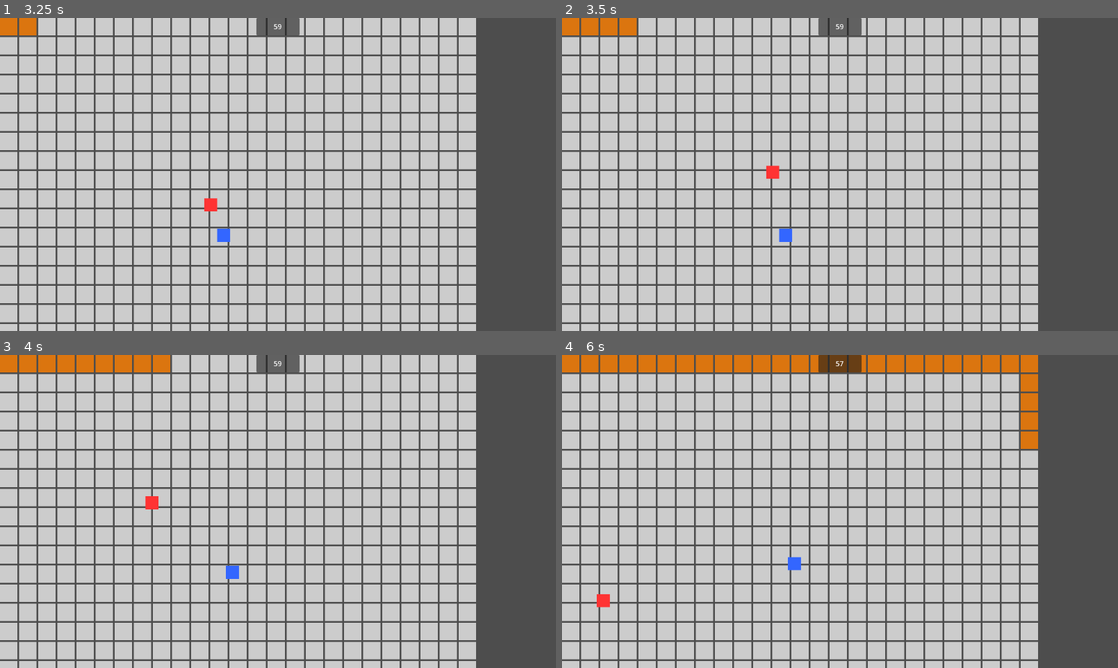
Above: before the commit, frames 1-4 (two rows, left to right).
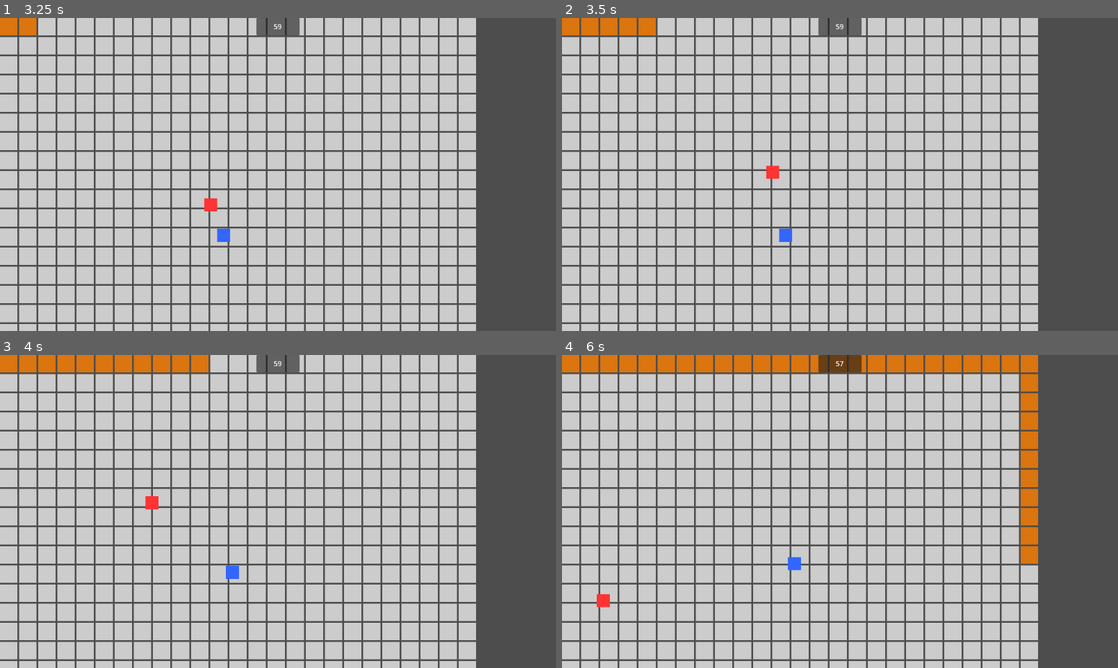
Above: after the commit, the same moments.

Repository: dcierco/genericParty
Game: Godot game, scene res://scenes/minigames/shrinking_platform.tscn
Two runs of this game, one before a commit and one after it. Both use one fixed random seed, a clock stepped at 60 frames per second and the inputs below. This scene is started directly instead of the project's main scene.
Inputs:
- Up to frame 1 (3.25 s): tap Enter (p2_action) at 0.5, 1.35, 2 s; hold D (p1_right) 0.53-1.28 s; tap Space (p1_action) at 0.6, 1.25, 2.75 s; hold S (p1_down) 1.28-2.03 s; hold D (p1_right) 2.03-2.78 s; tap Down (p2_down) at 2.1 s; hold W (p1_up) from 2.78 s (still down); tap Left (p2_left) at 2.85 s
- Up to frame 2 (3.5 s): keep holding W (p1_up)
- Up to frame 3 (4 s): release W (p1_up) at 3.53 s; hold A (p1_left) from 3.53 s (still down); tap Right (p2_right) at 3.6 s
- Up to frame 4 (6 s): tap Up (p2_up) at 4.35 s; release A (p1_left) at 5.03 s; hold S (p1_down) 5.03-5.78 s; tap Space (p1_action) at 5.1 s; hold D (p1_right) from 5.78 s (still down); tap Enter (p2_action) at 5.85 s

Frame 1 is identical in both runs. In frame 2, 0.2% of the frame differs, in the area x 13-17%, y 0-6%; in frame 3, 0.4%; in frame 4, 1.1%, in the area x 82-86%, y 30-67%.

Commit message:
Removing unused files

Diff:
--- a/scenes/board/board_space.tscn
+++ /dev/null
@@ -1,51 +0,0 @@
-[gd_scene load_steps=4 format=3 uid="uid://dc5s5wkijgcif"]
-
-[ext_resource type="Script" path="res://scripts/board/board_space.gd" id="1_bihgs"]
-
-[sub_resource type="CircleShape2D" id="CircleShape2D_0wghj"]
-radius = 20.0
-
-[sub_resource type="CircleShape2D" id="CircleShape2D_fhvw3"]
-radius = 20.0
-
-[node name="BoardSpace" type="Node2D" groups=["board_spaces"]]
-script = ExtResource("1_bihgs")
-
-[node name="Sprite2D" type="Sprite2D" parent="."]
-
-[node name="ColorRect" type="ColorRect" parent="Sprite2D"]
-anchors_preset = 8
-anchor_left = 0.5
-anchor_top = 0.5
-anchor_right = 0.5
-anchor_bottom = 0.5
-offset_left = -20.0
-offset_top = -20.0
-offset_right = 20.0
-offset_bottom = 20.0
-grow_horizontal = 2
-grow_vertical = 2
-color = Color(0.2, 0.2, 1, 1)
-
-[node name="CollisionShape2D" type="CollisionShape2D" parent="."]
-shape = SubResource("CircleShape2D_0wghj")
-
-[node name="Highlight" type="Area2D" parent="."]
-visible = false
-
-[node name="CollisionShape2D" type="CollisionShape2D" parent="Highlight"]
-shape = SubResource("CircleShape2D_fhvw3")
-
-[node name="ColorRect" type="ColorRect" parent="Highlight"]
-anchors_preset = 8
-anchor_left = 0.5
-anchor_top = 0.5
-anchor_right = 0.5
-anchor_bottom = 0.5
-offset_left = -20.0
-offset_top = -20.0
-offset_right = 20.0
-offset_bottom = 20.0
-grow_horizontal = 2
-grow_vertical = 2
-color = Color(1, 1, 0, 0.490196)
--- a/scenes/board/main_board.tscn
+++ /dev/null
@@ -1,239 +0,0 @@
-[gd_scene load_steps=3 format=3 uid="uid://b4ncmhlc70swn"]
-
-[ext_resource type="Script" path="res://scripts/board/board.gd" id="1_p0s2s"]
-[ext_resource type="PackedScene" uid="uid://dc5s5wkijgcif" path="res://scenes/board/board_space.tscn" id="2_eqnhx"]
-
-[node name="MainBoard" type="Node2D"]
-script = ExtResource("1_p0s2s")
-
-[node name="Background" type="ColorRect" parent="."]
-offset_right = 1280.0
-offset_bottom = 720.0
-color = Color(0.188235, 0.352941, 0.188235, 1)
-
-[node name="Spaces" type="Node2D" parent="."]
-
-[node name="StartSpace" parent="Spaces" instance=ExtResource("2_eqnhx")]
-position = Vector2(200, 500)
-space_id = 0
-space_type = 5
-next_space_ids = Array[int]([1])
-
-[node name="Space1" parent="Spaces" instance=ExtResource("2_eqnhx")]
-position = Vector2(300, 500)
-space_id = 1
-next_space_ids = Array[int]([2])
-
-[node name="Space2" parent="Spaces" instance=ExtResource("2_eqnhx")]
-position = Vector2(400, 500)
-space_id = 2
-next_space_ids = Array[int]([3])
-
-[node name="Space3" parent="Spaces" instance=ExtResource("2_eqnhx")]
-position = Vector2(500, 500)
-space_id = 3
-space_type = 1
-next_space_ids = Array[int]([4])
-
-[node name="Space4" parent="Spaces" instance=ExtResource("2_eqnhx")]
-position = Vector2(600, 500)
-space_id = 4
-next_space_ids = Array[int]([5])
-
-[node name="Space5" parent="Spaces" instance=ExtResource("2_eqnhx")]
-position = Vector2(700, 500)
-space_id = 5
-space_type = 2
-next_space_ids = Array[int]([6])
-
-[node name="Space6" parent="Spaces" instance=ExtResource("2_eqnhx")]
-position = Vector2(800, 500)
-space_id = 6
-next_space_ids = Array[int]([7])
-
-[node name="Space7" parent="Spaces" instance=ExtResource("2_eqnhx")]
-position = Vector2(900, 500)
-space_id = 7
-space_type = 4
-next_space_ids = Array[int]([8])
-
-[node name="Space8" parent="Spaces" instance=ExtResource("2_eqnhx")]
-position = Vector2(900, 400)
-space_id = 8
-next_space_ids = Array[int]([9])
-
-[node name="Space9" parent="Spaces" instance=ExtResource("2_eqnhx")]
-position = Vector2(900, 300)
-space_id = 9
-space_type = 1
-next_space_ids = Array[int]([10])
-
-[node name="Space10" parent="Spaces" instance=ExtResource("2_eqnhx")]
-position = Vector2(800, 300)
-space_id = 10
-next_space_ids = Array[int]([11])
-
-[node name="Space11" parent="Spaces" instance=ExtResource("2_eqnhx")]
-position = Vector2(700, 300)
-space_id = 11
-space_type = 3
-next_space_ids = Array[int]([12])
-
-[node name="Space12" parent="Spaces" instance=ExtResource("2_eqnhx")]
-position = Vector2(600, 300)
-space_id = 12
-next_space_ids = Array[int]([13])
-
-[node name="Space13" parent="Spaces" instance=ExtResource("2_eqnhx")]
-position = Vector2(500, 300)
-space_id = 13
-space_type = 1
-next_space_ids = Array[int]([14])
-
-[node name="Space14" parent="Spaces" instance=ExtResource("2_eqnhx")]
-position = Vector2(400, 300)
-space_id = 14
-next_space_ids = Array[int]([15])
-
-[node name="Space15" parent="Spaces" instance=ExtResource("2_eqnhx")]
-position = Vector2(300, 300)
-space_id = 15
-space_type = 2
-next_space_ids = Array[int]([16])
-
-[node name="Space16" parent="Spaces" instance=ExtResource("2_eqnhx")]
-position = Vector2(200, 300)
-space_id = 16
-next_space_ids = Array[int]([17])
-
-[node name="Space17" parent="Spaces" instance=ExtResource("2_eqnhx")]
-position = Vector2(200, 200)
-space_id = 17
-space_type = 1
-next_space_ids = Array[int]([18])
-
-[node name="Space18" parent="Spaces" instance=ExtResource("2_eqnhx")]
-position = Vector2(300, 200)
-space_id = 18
-next_space_ids = Array[int]([19])
-
-[node name="Space19" parent="Spaces" instance=ExtResource("2_eqnhx")]
-position = Vector2(400, 200)
-space_id = 19
-space_type = 3
-next_space_ids = Array[int]([20])
-
-[node name="Space20" parent="Spaces" instance=ExtResource("2_eqnhx")]
-position = Vector2(500, 200)
-space_id = 20
-next_space_ids = Array[int]([21])
-
-[node name="Space21" parent="Spaces" instance=ExtResource("2_eqnhx")]
-position = Vector2(600, 200)
-space_id = 21
-space_type = 1
-next_space_ids = Array[int]([22])
-
-[node name="Space22" parent="Spaces" instance=ExtResource("2_eqnhx")]
-position = Vector2(700, 200)
-space_id = 22
-next_space_ids = Array[int]([23])
-
-[node name="Space23" parent="Spaces" instance=ExtResource("2_eqnhx")]
-position = Vector2(800, 200)
-space_id = 23
-space_type = 2
-next_space_ids = Array[int]([24])
-
-[node name="Space24" parent="Spaces" instance=ExtResource("2_eqnhx")]
-position = Vector2(900, 200)
-space_id = 24
-next_space_ids = Array[int]([0])
-
-[node name="UI" type="CanvasLayer" parent="."]
-
-[node name="TopPanel" type="PanelContainer" parent="UI"]
-anchors_preset = 10
-anchor_right = 1.0
-offset_bottom = 50.0
-grow_horizontal = 2
-
-[node name="HBoxContainer" type="HBoxContainer" parent="UI/TopPanel"]
-layout_mode = 2
-
-[node name="TurnLabel" type="Label" parent="UI/TopPanel/HBoxContainer"]
-layout_mode = 2
-size_flags_horizontal = 3
-text = "Turn: 1/10"
-
-[node name="CurrentPlayerLabel" type="Label" parent="UI/TopPanel/HBoxContainer"]
-layout_mode = 2
-size_flags_horizontal = 3
-text = "Current Player: Player 1"
-horizontal_alignment = 1
-
-[node name="PlayerStatsContainer" type="HBoxContainer" parent="UI/TopPanel/HBoxContainer"]
-layout_mode = 2
-size_flags_horizontal = 3
-alignment = 2
-
-[node name="CoinsLabel" type="Label" parent="UI/TopPanel/HBoxContainer/PlayerStatsContainer"]
-layout_mode = 2
-text = "Coins: 0"
-
-[node name="VSeparator" type="VSeparator" parent="UI/TopPanel/HBoxContainer/PlayerStatsContainer"]
-layout_mode = 2
-
-[node name="StarsLabel" type="Label" parent="UI/TopPanel/HBoxContainer/PlayerStatsContainer"]
-layout_mode = 2
-text = "Stars: 0"
-
-[node name="BottomPanel" type="PanelContainer" parent="UI"]
-anchors_preset = 12
-anchor_top = 1.0
-anchor_right = 1.0
-anchor_bottom = 1.0
-offset_top = -60.0
-grow_horizontal = 2
-grow_vertical = 0
-
-[node name="HBoxContainer" type="HBoxContainer" parent="UI/BottomPanel"]
-layout_mode = 2
-alignment = 1
-
-[node name="RollDiceButton" type="Button" parent="UI/BottomPanel/HBoxContainer"]
-layout_mode = 2
-text = "Roll Dice"
-
-[node name="DiceValueLabel" type="Label" parent="UI/BottomPanel/HBoxContainer"]
-layout_mode = 2
-text = "Dice: -"
-
-[node name="DicePanel" type="PanelContainer" parent="UI"]
-visible = false
-anchors_preset = 8
-anchor_left = 0.5
-anchor_top = 0.5
-anchor_right = 0.5
-anchor_bottom = 0.5
-offset_left = -100.0
-offset_top = -100.0
-offset_right = 100.0
-offset_bottom = 100.0
-grow_horizontal = 2
-grow_vertical = 2
-
-[node name="VBoxContainer" type="VBoxContainer" parent="UI/DicePanel"]
-layout_mode = 2
-alignment = 1
-
-[node name="Label" type="Label" parent="UI/DicePanel/VBoxContainer"]
-layout_mode = 2
-text = "Rolling Dice..."
-horizontal_alignment = 1
-
-[node name="DiceValueLarge" type="Label" parent="UI/DicePanel/VBoxContainer"]
-layout_mode = 2
-theme_override_font_sizes/font_size = 64
-text = "6"
-horizontal_alignment = 1
--- a/scenes/board/player_token.tscn
+++ /dev/null
@@ -1,36 +0,0 @@
-[gd_scene load_steps=3 format=3 uid="uid://d0v05qxhieynt"]
-
-[ext_resource type="Script" path="res://scripts/player/player_token.gd" id="1_0qn5l"]
-
-[sub_resource type="CircleShape2D" id="CircleShape2D_pj0r7"]
-radius = 15.0
-
-[node name="PlayerToken" type="Node2D"]
-script = ExtResource("1_0qn5l")
-
-[node name="Sprite2D" type="Sprite2D" parent="."]
-
-[node name="ColorRect" type="ColorRect" parent="Sprite2D"]
-anchors_preset = 8
-anchor_left = 0.5
-anchor_top = 0.5
-anchor_right = 0.5
-anchor_bottom = 0.5
-offset_left = -20.0
-offset_top = -20.0
-offset_right = 20.0
-offset_bottom = 20.0
-grow_horizontal = 2
-grow_vertical = 2
-color = Color(1, 0, 0, 1)
-
-[node name="CollisionShape2D" type="CollisionShape2D" parent="."]
-shape = SubResource("CircleShape2D_pj0r7")
-
-[node name="NameLabel" type="Label" parent="."]
-offset_left = -60.0
-offset_top = -45.0
-offset_right = 60.0
-offset_bottom = -22.0
-text = "Player"
-horizontal_alignment = 1
--- a/scenes/ui/player_lane.tscn
+++ /dev/null
@@ -1,23 +0,0 @@
-[gd_scene load_steps=1 format=3 uid="uid://"] # Let Godot assign UID
-
-[node name="PlayerLane" type="Control"]
-layout_mode = 3
-anchors_preset = 15
-anchor_right = 1.0
-anchor_bottom = 1.0
-grow_horizontal = 2
-grow_vertical = 2
-size_flags_horizontal = 3
-size_flags_vertical = 3
-custom_minimum_size = Vector2(0, 50) # Set minimum height
-
-[node name="PlayerLabel" type="Label" parent="."]
-layout_mode = 0
-offset_left = 10.0
-offset_top = 5.0
-offset_right = 50.0
-offset_bottom = 31.0 # Adjusted bottom slightly
-text = "P?"
-
-[node name="PlayerSprite" type="Node2D" parent="."]
-position = Vector2(30, 25) # Adjusted position slightly
--- a/scripts/board/board.gd
+++ /dev/null
@@ -1,311 +0,0 @@
-extends Node2D
-class_name GameBoard
-
-# Game state
-enum BoardState {IDLE, DICE_ROLL, PLAYER_MOVING, SPACE_EVENT}
-var current_state: BoardState = BoardState.IDLE
-
-# Board elements
-var spaces: Dictionary = {}  # space_id: BoardSpace
-var players: Dictionary = {}  # player_id: PlayerNode
-
-# Current turn variables
-var current_player_id: int = -1
-var dice_result: int = 0
-var moves_remaining: int = 0
-var current_space: BoardSpace = null
-var destination_space: BoardSpace = null
-var possible_paths: Array = []
-
-# UI References
-@onready var turn_label = $UI/TopPanel/HBoxContainer/TurnLabel
-@onready var current_player_label = $UI/TopPanel/HBoxContainer/CurrentPlayerLabel
-@onready var coins_label = $UI/TopPanel/HBoxContainer/PlayerStatsContainer/CoinsLabel
-@onready var stars_label = $UI/TopPanel/HBoxContainer/PlayerStatsContainer/StarsLabel
-@onready var roll_dice_button = $UI/BottomPanel/HBoxContainer/RollDiceButton
-@onready var dice_value_label = $UI/BottomPanel/HBoxContainer/DiceValueLabel
-@onready var dice_panel = $UI/DicePanel
-@onready var dice_value_large = $UI/DicePanel/VBoxContainer/DiceValueLarge
-
-# Signals
-signal player_turn_ended
-signal player_landed_on_space(player_id, space_id)
-signal dice_rolled(result)
-
-func _ready():
-	print("Board scene loaded")
-
-	# Register all spaces
-	for space_node in get_tree().get_nodes_in_group("board_spaces"):
-		if space_node is BoardSpace:
-			spaces[space_node.space_id] = space_node
-
-	print("Found " + str(spaces.size()) + " board spaces")
-
-	connect_spaces()
-	setup_players()
-
-	# Connect UI signals
-	if roll_dice_button:
-		roll_dice_button.pressed.connect(_on_roll_dice_button_pressed)
-		print("Roll dice button connected")
-	else:
-		push_error("Roll dice button not found!")
-
-	# Start the first player's turn
-	start_first_turn()
-
-# Connect spaces based on their next_space_ids
-func connect_spaces():
-	for space_id in spaces:
-		var space = spaces[space_id]
-		space.next_spaces.clear()
-
-		for next_id in space.next_space_ids:
-			if spaces.has(next_id):
-				space.next_spaces.append(spaces[next_id])
-			else:
-				push_error("Invalid next space ID: " + str(next_id))
-
-# Setup player nodes on the board
-func setup_players():
-	players.clear()
-
-	# Find start space
-	var start_space = null
-	for space_id in spaces:
-		if spaces[space_id].space_type == BoardSpace.SpaceType.START:
-			start_space = spaces[space_id]
-			break
-
-	if not start_space:
-		push_error("No start space found on the board")
-		return
-	else:
-		print("Start space found at position " + str(start_space.global_position))
-
-	# Make sure GameManager has players
-	if GameManager.players.size() == 0:
-		push_error("No players in GameManager!")
-		# Create default players for testing
-		GameManager.start_new_game(4, 10)
-
-	print("Setting up " + str(GameManager.players.size()) + " players")
-
-	# Create player nodes for each player in GameManager
-	for player_data in GameManager.players:
-		# Create player node (visual representation)
-		var player_scene = load("res://scenes/board/player_token.tscn")
-		if player_scene:
-			var player_instance = player_scene.instantiate()
-			add_child(player_instance)
-
-			# Set properties
-			player_instance.player_id = player_data.player_id
-			player_instance.player_name = player_data.name
-
-			# Position at start space
-			player_instance.global_position = start_space.global_position
-			print("Positioned player " + str(player_data.player_id) + " at " + str(start_space.global_position))
-
-			# Force visual update
-			player_instance.setup_visuals()
-
-			# Store reference
-			players[player_data.player_id] = player_instance
-
-			# Update player data
-			player_data.current_space = start_space.space_id
-			player_data.position = start_space.global_position
-		else:
-			push_error("Failed to load player scene")
-
-# Start the first turn
-func start_first_turn():
-	current_player_id = GameManager.current_player_index
-	print("Starting first turn with player " + str(current_player_id))
-	start_player_turn(current_player_id)
-	update_ui()
-
-# Start a player's turn
-func start_player_turn(player_id: int):
-	current_player_id = player_id
-	current_state = BoardState.DICE_ROLL
-
-	# Get current space
-	var player_data = GameManager.get_current_player()
-	if spaces.has(player_data.current_space):
-		current_space = spaces[player_data.current_space]
-	else:
-		push_error("Invalid player space ID: " + str(player_data.current_space))
-		# Default to start space
-		for space_id in spaces:
-			if spaces[space_id].space_type == BoardSpace.SpaceType.START:
-				current_space = spaces[space_id]
-				break
-
-	print("Player " + str(player_id) + " turn started at space " + str(current_space.space_id))
-
-	# Enable dice roll button
-	if roll_dice_button:
-		roll_dice_button.disabled = false
-		print("Dice roll button enabled")
-
-	# Update UI
-	update_ui()
-
-# Roll the dice
-func roll_dice():
-	if current_state != BoardState.DICE_ROLL:
-		return
-
-	print("Rolling dice")
-
-	# Disable dice roll button
-	roll_dice_button.disabled = true
-
-	# Generate random dice roll (1-6)
-	dice_result = 1 + randi() % 6
-	moves_remaining = dice_result
-
-	print("Rolled a " + str(dice_result))
-
-	# Show dice panel with animation
-	if dice_panel and dice_value_large:
-		dice_panel.visible = true
-		dice_value_large.text = str(dice_result)
-
-	emit_signal("dice_rolled", dice_result)
-
-	# Update dice label
-	if dice_value_label:
-		dice_value_label.text = "Dice: " + str(dice_result)
-
-	# Start player movement after a delay
-	var tween = create_tween()
-	tween.tween_interval(1.5)
-	await tween.finished
-
-	if dice_panel:
-		dice_panel.visible = false
-
-	current_state = BoardState.PLAYER_MOVING
-	move_player()
-
-# Move the player along the board
-func move_player():
-	if current_state != BoardState.PLAYER_MOVING or moves_remaining <= 0:
-		handle_space_event()
-		return
-
-	# Calculate next space
-	var next_space = current_space.get_random_next_space()
-	if not next_space:
-		push_error("No next space available")
-		handle_space_event()
-		return
-
-	print("Moving player to space " + str(next_space.space_id))
-
-	# Update player position
-	var player_token = players[current_player_id]
-	var tween = create_tween()
-	tween.tween_property(player_token, "global_position", next_space.global_position, 0.5)
-
-	await tween.finished
-
-	# Make player jump for visual effect
-	if player_token.has_method("jump"):
-		player_token.jump()
-
-	# Update current space
-	current_space = next_space
-
-	# Update player data
-	var player_data = GameManager.get_current_player()
-	player_data.current_space = current_space.space_id
-	player_data.position = current_space.global_position
-
-	moves_remaining -= 1
-
-	print("Moves remaining: " + str(moves_remaining))
-
-	# Continue movement
-	if moves_remaining > 0:
-		await get_tree().create_timer(0.2).timeout
-		move_player()
-	else:
-		handle_space_event()
-
-# Handle the event on the space where player landed
-func handle_space_event():
-	current_state = BoardState.SPACE_EVENT
-
-	print("Player landed on space " + str(current_space.space_id) + " of type " + str(current_space.space_type))
-
-	emit_signal("player_landed_on_space", current_player_id, current_space.space_id)
-
-	# Trigger space effect
-	current_space.on_player_landed(current_player_id)
-
-	# Update UI to show any changes in coins/stars
-	update_ui()
-
-	# Wait for space event to complete
-	await get_tree().create_timer(1.0).timeout
-
-	end_player_turn()
-
-# End the current player's turn
-func end_player_turn():
-	current_state = BoardState.IDLE
-	emit_signal("player_turn_ended")
-
-	print("Ending turn for player " + str(current_player_id))
-
-	# Update GameManager
-	GameManager.next_player_turn()
-
-	print("Next player: " + str(GameManager.current_player_index) + ", Turn: " + str(GameManager.current_turn))
-
-	# Check if game state changed (e.g., to minigame)
-	if GameManager.current_state == GameManager.GameState.MINIGAME:
-		print("Triggering minigame")
-		# Game manager will handle switching to minigame
-		await get_tree().create_timer(0.5).timeout
-		MinigameManager.start_minigame()
-	else:
-		# Continue with next player
-		current_player_id = GameManager.current_player_index
-		start_player_turn(current_player_id)
-
-# Handle dice roll button press
-func _on_roll_dice_button_pressed():
-	print("Roll dice button pressed")
-	if current_state == BoardState.DICE_ROLL:
-		roll_dice()
-
-# Update UI elements with current game state
-func update_ui():
-	if !is_inside_tree():
-		return
-
-	# Make sure UI references are valid
-	if !turn_label or !current_player_label or !coins_label or !stars_label:
-		push_error("UI references are invalid!")
-		return
-
-	# Update turn label
-	turn_label.text = "Turn: " + str(GameManager.current_turn) + "/" + str(GameManager.total_turns)
-
-	# Update current player label
-	var player_data = GameManager.get_current_player()
-	current_player_label.text = "Current Player: " + player_data.name
-
-	# Update stats
-	coins_label.text = "Coins: " + str(player_data.coins)
-	stars_label.text = "Stars: " + str(player_data.stars)
-
-	print("UI updated - Turn: " + str(GameManager.current_turn) + "/" + str(GameManager.total_turns) +
-	      ", Player: " + player_data.name + ", Coins: " + str(player_data.coins) +
-	      ", Stars: " + str(player_data.stars))
--- a/scripts/board/board_space.gd
+++ /dev/null
@@ -1,100 +0,0 @@
-@tool
-extends Node2D
-class_name BoardSpace
-
-# Space types
-enum SpaceType {BLUE, RED, GREEN, SPECIAL, STAR, START}
-
-# Space properties
-@export var space_id: int = 0
-@export var space_type: SpaceType = SpaceType.BLUE
-@export var next_space_ids: Array[int] = []  # IDs of connected spaces
-@export var coins_value: int = 3  # Coins granted/taken when landing on this space
-
-# Visual elements
-@export var highlight_color: Color = Color(1, 1, 0, 0.5)
-var is_highlighted: bool = false
-
-# References to connected spaces
-var next_spaces: Array = []
-
-# Called when the node enters the scene tree for the first time
-func _ready():
-	setup_visuals()
-
-# Set up visuals based on space type
-func setup_visuals():
-	var sprite = $Sprite2D
-	if not sprite:
-		return
-
-	# Set color based on space type
-	match space_type:
-		SpaceType.BLUE:
-			sprite.modulate = Color(0.2, 0.2, 1.0)
-		SpaceType.RED:
-			sprite.modulate = Color(1.0, 0.2, 0.2)
-		SpaceType.GREEN:
-			sprite.modulate = Color(0.2, 1.0, 0.2)
-		SpaceType.SPECIAL:
-			sprite.modulate = Color(1.0, 0.6, 0.0)
-		SpaceType.STAR:
-			sprite.modulate = Color(1.0, 1.0, 0.0)
-		SpaceType.START:
-			sprite.modulate = Color(1.0, 1.0, 1.0)
-
-# Called when a player lands on this space
-func on_player_landed(player_id: int):
-	# Get player data
-	var player = null
-	for p in GameManager.players:
-		if p.player_id == player_id:
-			player = p
-			break
-
-	if not player:
-		push_error("Player not found: " + str(player_id))
-		return
-
-	# Apply space effect based on type
-	match space_type:
-		SpaceType.BLUE:
-			# Give coins
-			player.coins += coins_value
-		SpaceType.RED:
-			# Take coins
-			player.coins = max(0, player.coins - coins_value)
-		SpaceType.GREEN:
-			# Special effect (override in derived classes)
-			pass
-		SpaceType.SPECIAL:
-			# Special event (override in derived classes)
-			pass
-		SpaceType.STAR:
-			# Star space - buy a star if enough coins
-			if player.coins >= 20:
-				player.coins -= 20
-				player.stars += 1
-		SpaceType.START:
-			# Starting space - bonus coins
-			player.coins += 10
-
-	# Additional effects can be implemented in derived classes
-
-# Highlight this space (for showing available moves)
-func highlight(enabled: bool = true):
-	is_highlighted = enabled
-	if has_node("Highlight"):
-		$Highlight.visible = enabled
-
-# Get random next space (for path branches)
-func get_random_next_space():
-	if next_spaces.is_empty():
-		return null
-
-	var idx = randi() % next_spaces.size()
-	return next_spaces[idx]
-
-# Get all possible next spaces
-func get_all_next_spaces() -> Array:
-	return next_spaces
--- a/scripts/minigames/shrinking_platform.gd
+++ b/scripts/minigames/shrinking_platform.gd
@@ -3,8 +3,8 @@
 # Game settings
 var platform_size = Vector2(1000, 1000)  # Larger platform (25x25 cells)
 var cell_size = 40
-var lava_speed = 11.3  # Cells per second (to fill 625 cells in 60 seconds)
-var push_power = 300.0
+var lava_speed = 13.0  # Cells per second (to fill 625 cells in 60 seconds)
+var push_power = 1500.0
 var player_speed = 300.0
 
 # Spiral shrinking parameters
Not shown: 1 places in scenes/minigames/shrinking_platform.tscn that only renumber resources
Not shown, removed: scripts/board/board.gd.uid
Not shown, removed: scripts/board/board_space.gd.uid
Not shown, added: scripts/minigames/shrinking_platform.gd.uid
